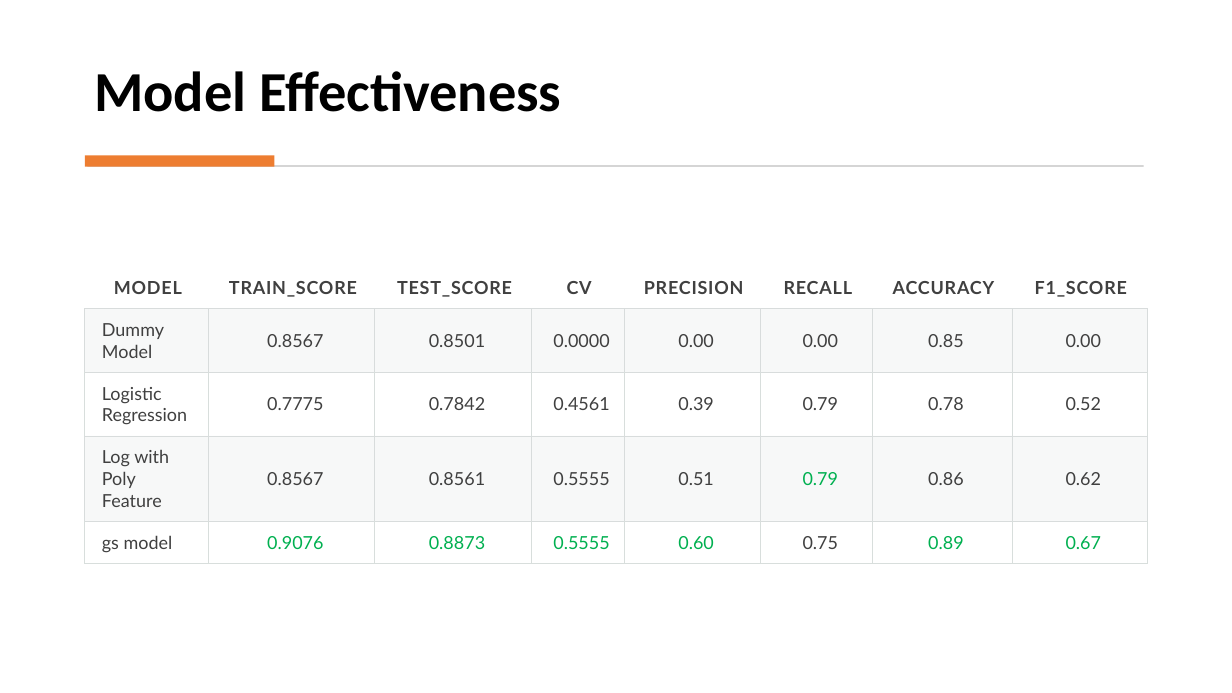
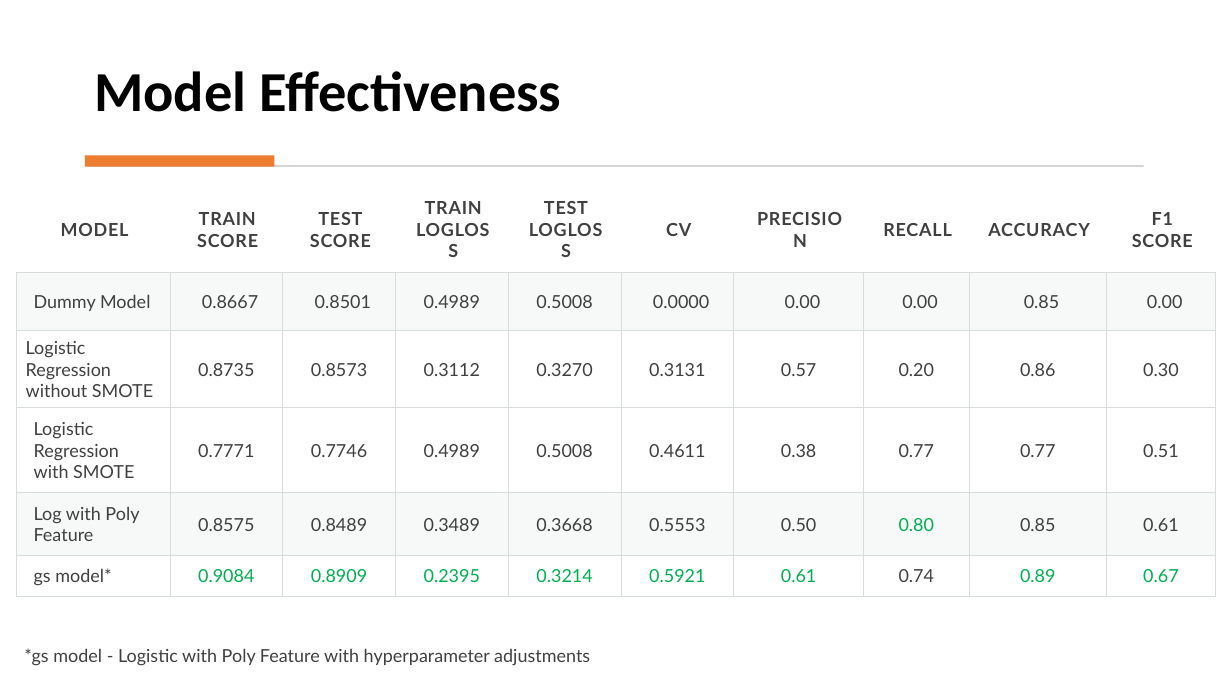
Before and after one commit to yasiSriLanka/Model-to-Predict-Churn-in-Syriatel, a slide deck: slide 4 of Model to Predict Churn in Syriatel Presentation Slides.pptx (slide 5 before the commit). Drawn at 1232x693 pixels with LibreOffice and Linux fonts; fonts in the diff are those of the drawing. Boxes give left, top, right and bottom in pixels: in the first picture for what was removed or moved away, otherwise in the second. Text is boxed around its words. In the diff, an @@ line names an element or a change of style, - is before the commit and + after.

```diff
--- a/Model to Predict Churn in Syriatel Presentation Slides.pptx
+++ b/Model to Predict Churn in Syriatel Presentation Slides.pptx
@@ table at (17, 187, 1215, 596) @@
-MODEL | TRAIN_SCORE | TEST_SCORE | CV | PRECISION | RECALL | ACCURACY | F1_SCORE
-Dummy Model | 0.8567 | 0.8501 | 0.0000 | 0.00 | 0.00 | 0.85 | 0.00
-Logistic Regression | 0.7775 | 0.7842 | 0.4561 | 0.39 | 0.79 | 0.78 | 0.52
-Log with Poly Feature | 0.8567 | 0.8561 | 0.5555 | 0.51 | 0.79 | 0.86 | 0.62
-gs model | 0.9076 | 0.8873 | 0.5555 | 0.60 | 0.75 | 0.89 | 0.67
+MODEL | TRAIN SCORE | TEST / SCORE | TRAIN / LOGLOSS | TEST / LOGLOSS | CV | PRECISION | RECALL | ACCURACY | F1 / SCORE
+Dummy Model | 0.8667 | 0.8501 | 0.4989 | 0.5008 | 0.0000 | 0.00 | 0.00 | 0.85 | 0.00
+Logistic Regression without SMOTE | 0.8735 | 0.8573 | 0.3112 | 0.3270 | 0.3131 | 0.57 | 0.20 | 0.86 | 0.30
+Logistic Regression / with SMOTE | 0.7771 | 0.7746 | 0.4989 | 0.5008 | 0.4611 | 0.38 | 0.77 | 0.77 | 0.51
+Log with Poly Feature | 0.8575 | 0.8489 | 0.3489 | 0.3668 | 0.5553 | 0.50 | 0.80 | 0.85 | 0.61
+gs model* | 0.9084 | 0.8909 | 0.2395 | 0.3214 | 0.5921 | 0.61 | 0.74 | 0.89 | 0.67
@@ table: place and size @@
-table at (85, 266, 1148, 564)
+table at (17, 187, 1215, 596)
@@ text added at (24, 648, 590, 666), 14 pt, text #404040 @@
+*gs model - Logistic with Poly Feature with hyperparameter adjustments
```
Also in this commit, not shown: 5 other slides changed, 2 slides added, 2 slides removed, 3 other files.
